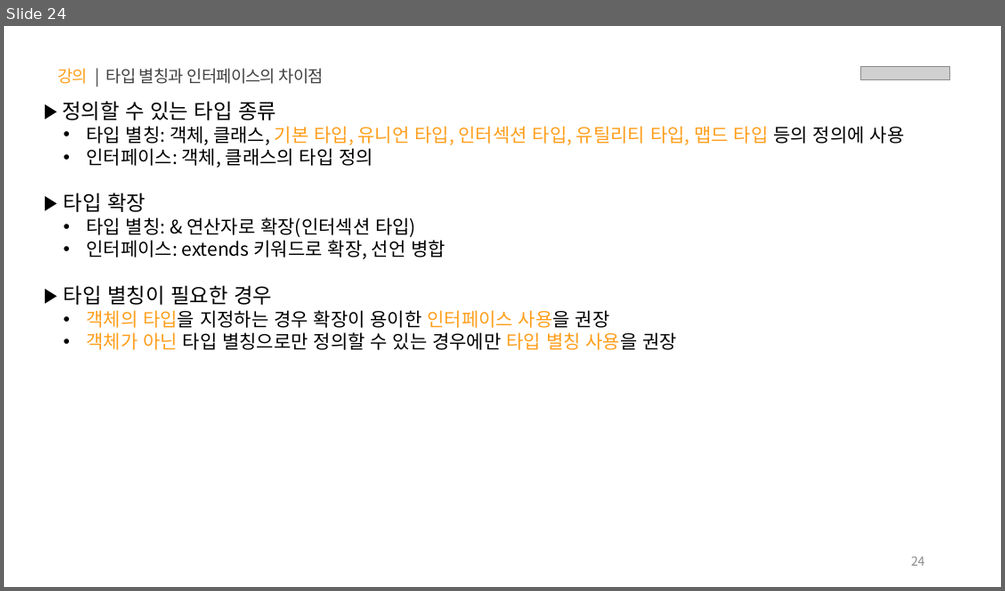
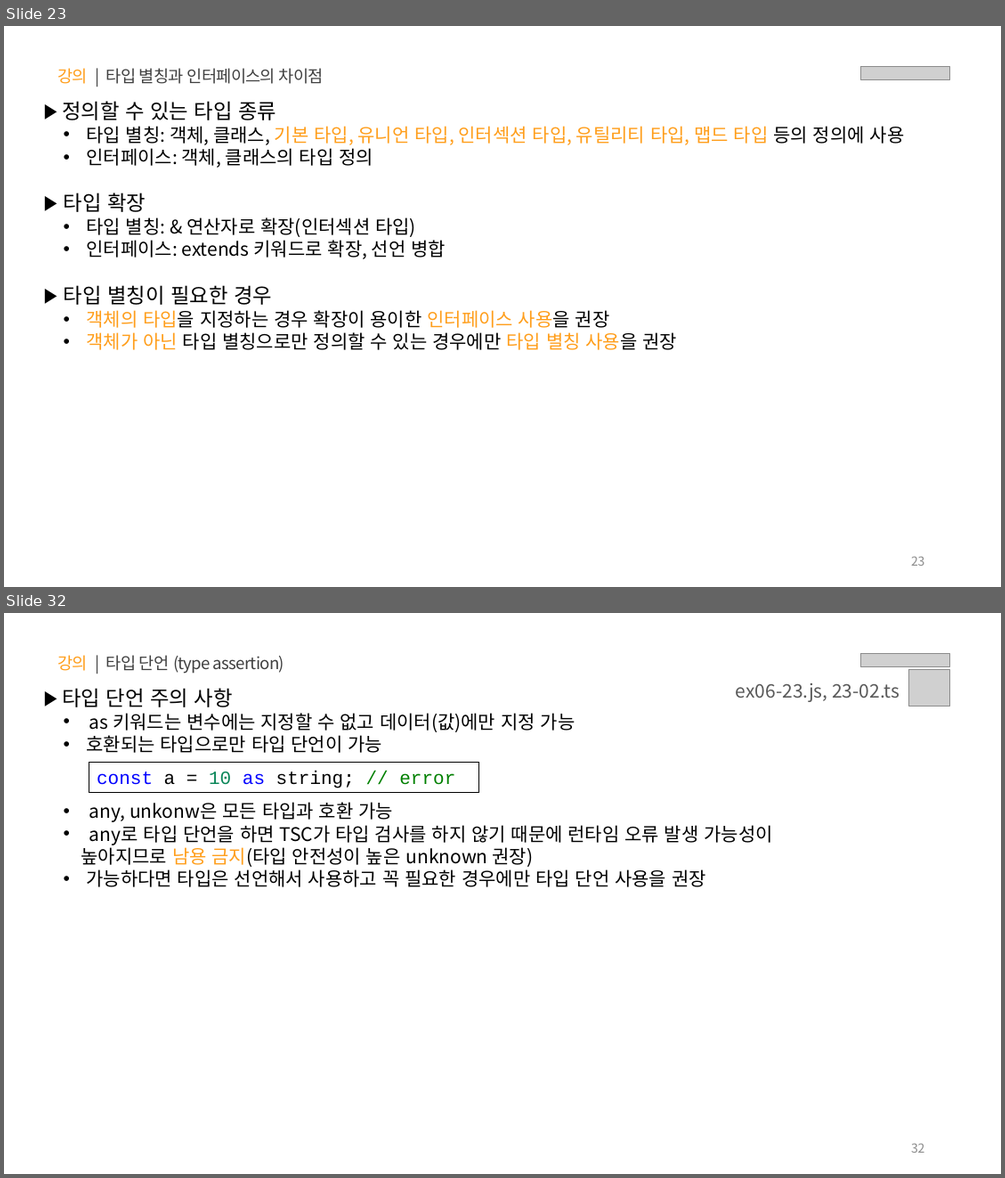
Before and after one commit to yebin-jeong/learn-js, a slide deck: PPT/06.자바스크립트 - 타입스크립트.pptx. Shown one above the other, each under a label of ours: slide 24 before the commit, slides 23 and 32 after it; the slides between them are not shown. The pictures are 1005x591 and 1005x1178 pixels, drawn with LibreOffice and Linux fonts; fonts in the diff are those of the drawing; grey boxes stand for pictures. Boxes give left, top, right and bottom in pixels: in the first picture for what was removed or moved away, otherwise in the second. Text is boxed around its words. In the diff, an @@ line names an element or a change of style, - is before the commit and + after.

```diff
--- a/PPT/06.자바스크립트 - 타입스크립트.pptx
+++ b/PPT/06.자바스크립트 - 타입스크립트.pptx
@@ slide 32 added at bbox=[4, 613, 1001, 1174], background #FFFFFF @@
@@ text added at bbox=[57, 655, 284, 674], 16 pt, text #404040 @@
+강의 | 타입 단언 (type assertion)
@@ picture added at bbox=[861, 653, 950, 667] @@
@@ text added at bbox=[62, 688, 772, 887], 18 pt, text #000000 @@
+▶ 타입 단언 주의 사항
+  • as 키워드는 변수에는 지정할 수 없고 데이터(값)에만 지정 가능
+  • 호환되는 타입으로만 타입 단언이 가능
+  • any, unkonw은 모든 타입과 호환 가능
+  • any로 타입 단언을 하면 TSC가 타입 검사를 하지 않기 때문에 런타임 오류 발생 가능성이 높아지므로 남용 금지(타입 안전성이 높은 unknown 권장)
+  • 가능하다면 타입은 선언해서 사용하고 꼭 필요한 경우에만 타입 단언 사용을 권장
@@ text added at bbox=[736, 683, 899, 702], 18 pt, text #595959 @@
+ex06-23.js, 23-02.ts
@@ picture added at bbox=[909, 670, 950, 706] @@
@@ rectangle added at bbox=[89, 762, 479, 792], outline #000000 0.75 pt, 18 pt, text #000000 @@
+const a = 10 as string; // error
@@ page number added at bbox=[911, 1143, 925, 1152], 12 pt, text #8C8C8C @@
+32
@@ what was slide 24 is now slide 23 @@
@@ page number at bbox=[911, 556, 925, 565]: text changed @@
-24
+23
```
Also in this commit, not shown: 20 slides changed, 2 other slides added, 1 slide removed.
